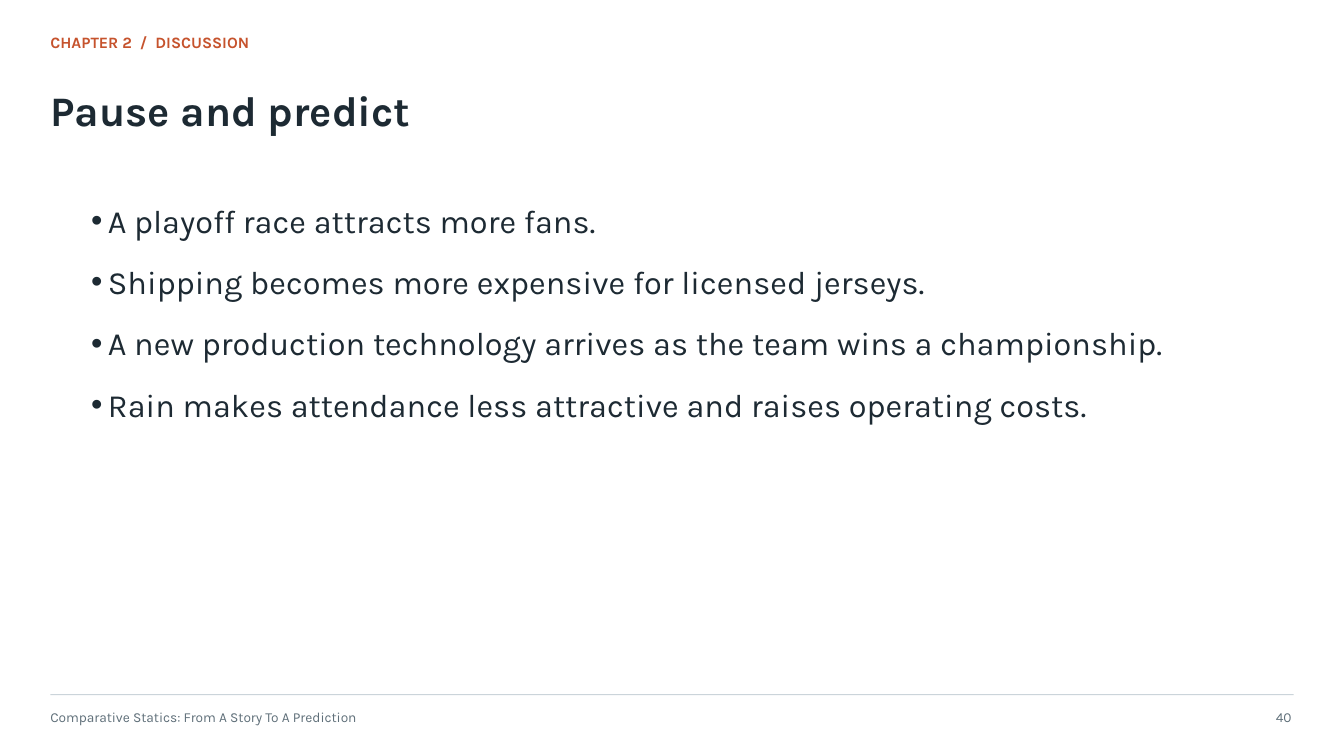
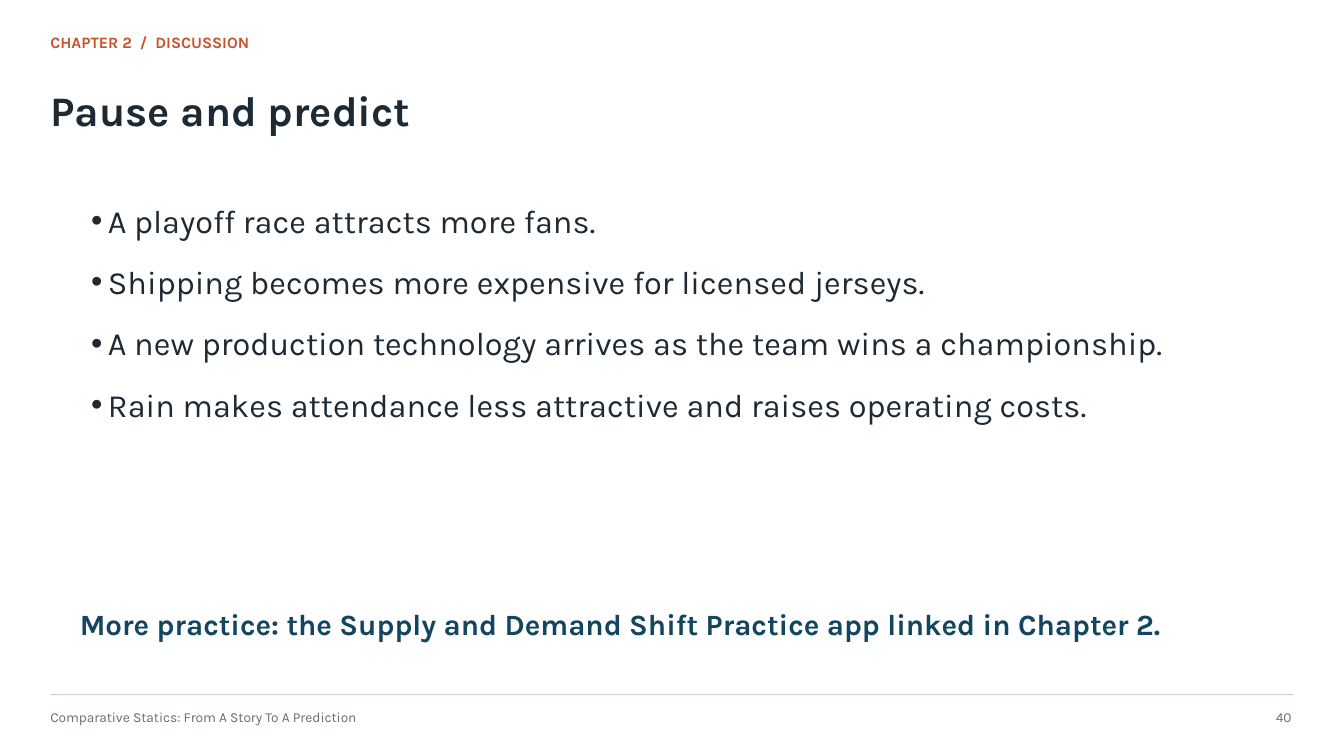
Before and after one commit to markny/sbu-econ, a slide deck: slide 40 of sports-econ/downloads/chapter-2-the-supply-and-demand-playbook.pptx. Drawn at 1344x756 pixels with LibreOffice and Linux fonts; fonts in the diff are those of the drawing. Boxes give left, top, right and bottom in pixels: in the first picture for what was removed or moved away, otherwise in the second. Text is boxed around its words. In the diff, an @@ line names an element or a change of style, - is before the commit and + after.

```diff
--- a/sports-econ/downloads/chapter-2-the-supply-and-demand-playbook.pptx
+++ b/sports-econ/downloads/chapter-2-the-supply-and-demand-playbook.pptx
@@ text added at (x1=80, y1=614, x2=1160, y2=643), 21 pt, text #12455E, bold @@
+More practice: the Supply and Demand Shift Practice app linked in Chapter 2.
```
Also in this commit, not shown: 14 other files.
